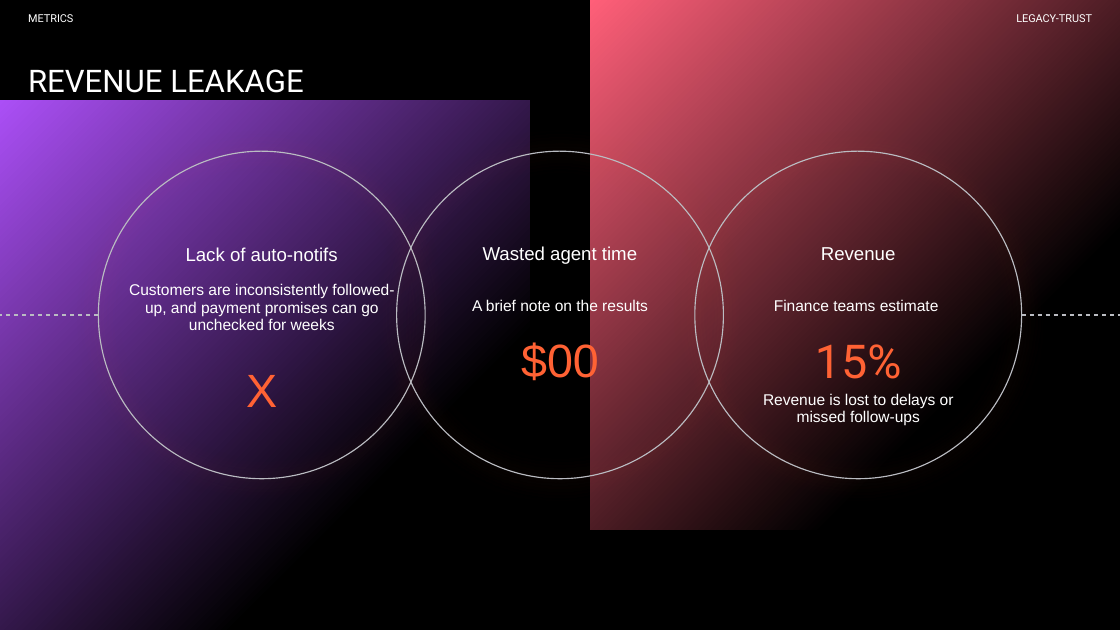
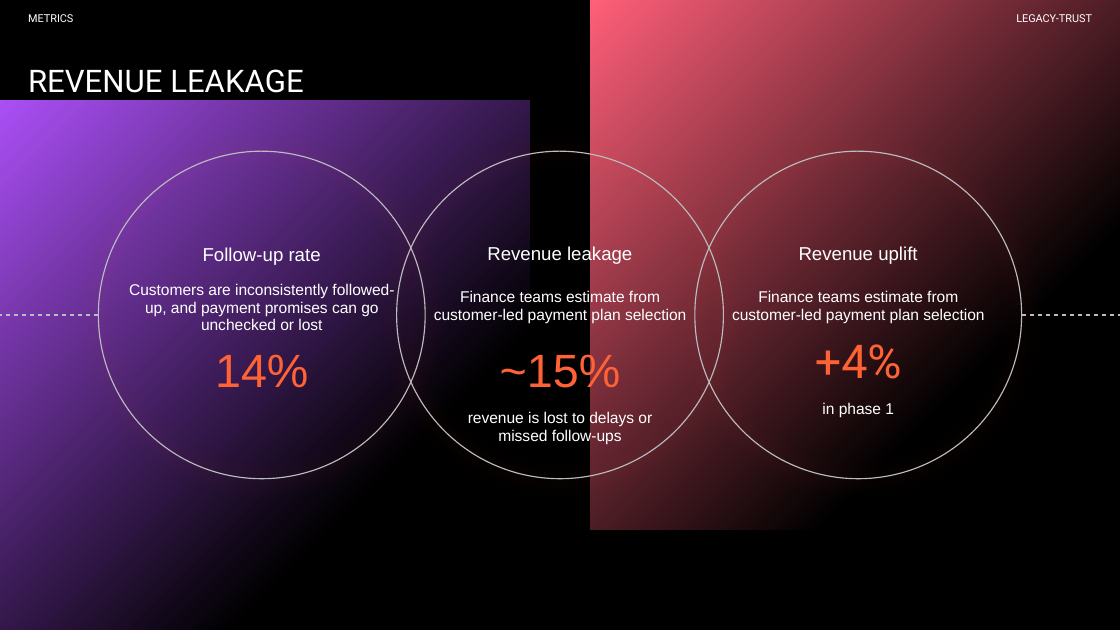
Before and after one commit to timkoh97/Coursework-Technical-Business-Analyst-Week-2, a slide deck: slide 4 of submissions/executive-briefing.pptx. Drawn at 1120x630 pixels with LibreOffice and Linux fonts; fonts in the diff are those of the drawing. Boxes give left, top, right and bottom in pixels: in the first picture for what was removed or moved away, otherwise in the second. Text is boxed around its words. In the diff, an @@ line names an element or a change of style, - is before the commit and + after.

Commit message:
Update executive briefing

```diff
--- a/submissions/executive-briefing.pptx
+++ b/submissions/executive-briefing.pptx
@@ subtitle at box(203, 247, 321, 265): text changed @@
-Lack of auto-notifs
+Follow-up rate
@@ subtitle at box(487, 245, 632, 264): text changed @@
-Wasted agent time
+Revenue leakage
@@ subtitle at box(799, 246, 917, 264): text changed @@
-Revenue
+Revenue uplift
@@ subtitle at box(129, 283, 394, 330): text changed @@
-Customers are inconsistently followed-up, and payment promises can go unchecked for weeks
+Customers are inconsistently followed-up, and payment promises can go unchecked or lost
@@ subtitle at box(434, 290, 686, 323): text changed @@
-A brief note on the results
+Finance teams estimate from customer-led payment plan selection
@@ subtitle at box(732, 290, 984, 323): text changed @@
-Finance teams estimate
+Finance teams estimate from customer-led payment plan selection
@@ subtitle at box(215, 354, 308, 387): text changed @@
-X
+14%
@@ subtitle at box(500, 350, 621, 396): text changed @@
-$00
+~15%
@@ text at box(815, 344, 902, 379): text changed @@
-15%
++4%
@@ subtitle added at box(468, 410, 652, 444), 10 pt, text #FFFFFF @@
+revenue is lost to delays or
+missed follow-ups
@@ subtitle at box(822, 402, 894, 417): text changed @@
-Revenue is lost to delays or
-missed follow-ups
+in phase 1
```
Also in this commit, not shown: 2 other slides changed, 2 slides added, 2 slides removed.
